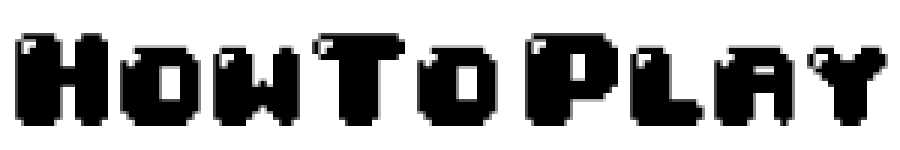
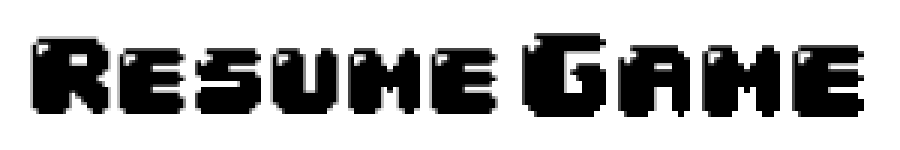
Two versions of the same layered image (900x150). Layer-by-layer changes:
showed "Game", painted on it over [456, 33, 867, 126]
renamed "Play" to "Resume", painted on it over [30, 33, 888, 126]
hid "To", painted on it over [312, 33, 531, 126]
renamed "How" to "Back", hid it, painted on it over [15, 33, 348, 126]
